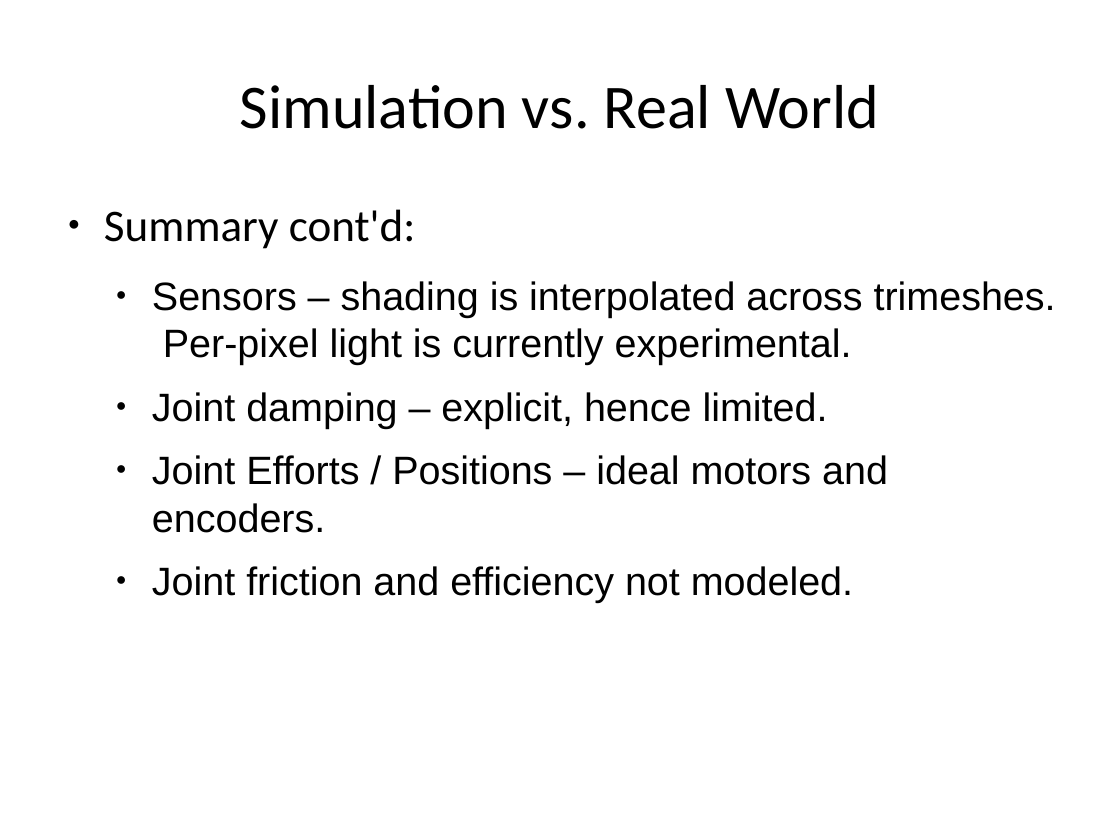
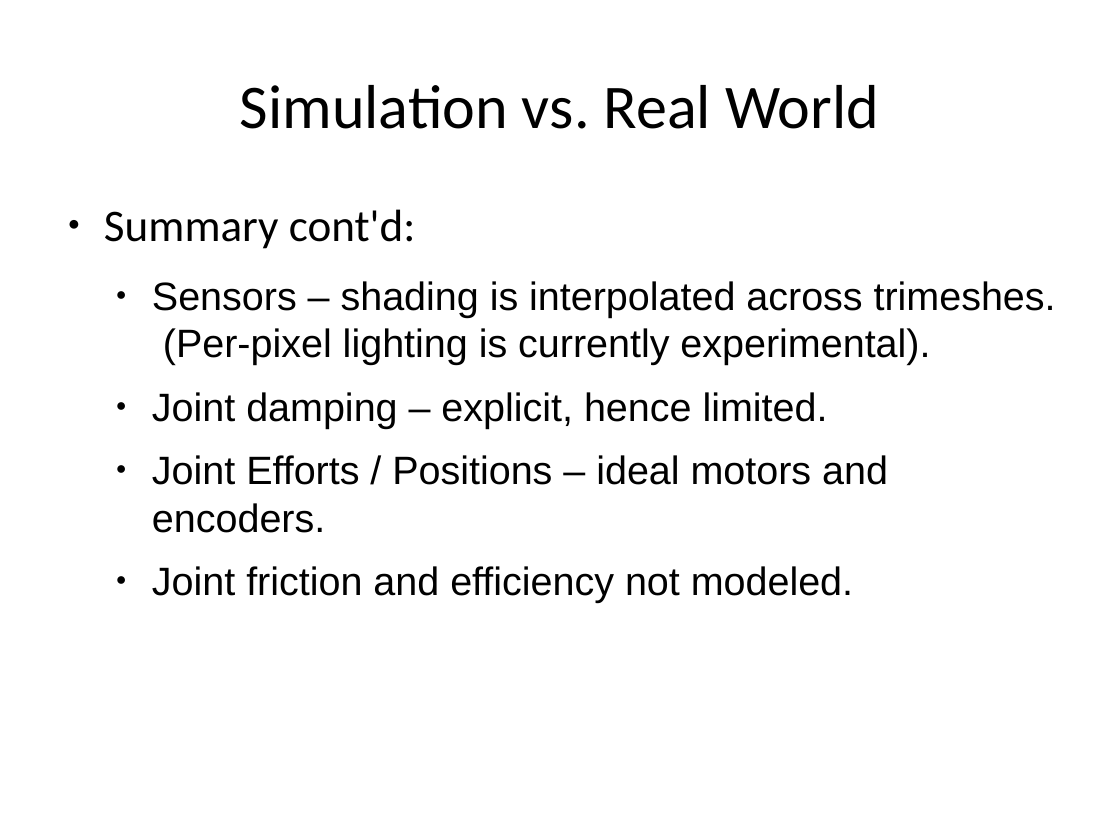
Before and after one commit to PR2/pr2_docs, a slide deck: slide 30 of pr2_training_workshop/simulation/simulation_training_workshop_rev1.odp (slide 37 before the commit). Drawn at 1120x840 pixels with LibreOffice and Linux fonts; fonts in the diff are those of the drawing; background and template pictures are left out. Boxes give left, top, right and bottom in pixels: in the first picture for what was removed or moved away, otherwise in the second. Text is boxed around its words. In the diff, an @@ line names an element or a change of style, - is before the commit and + after.

```diff
--- a/pr2_training_workshop/simulation/simulation_training_workshop_rev1.odp
+++ b/pr2_training_workshop/simulation/simulation_training_workshop_rev1.odp
@@ text at box(152, 281, 1056, 365): text changed @@
-  ● Sensors – shading is interpolated across trimeshes. Per-pixel light is currently experimental.
+  ● Sensors – shading is interpolated across trimeshes. (Per-pixel lighting is currently experimental).
```
Also in this commit, not shown: 9 other slides changed, 8 slides removed.
